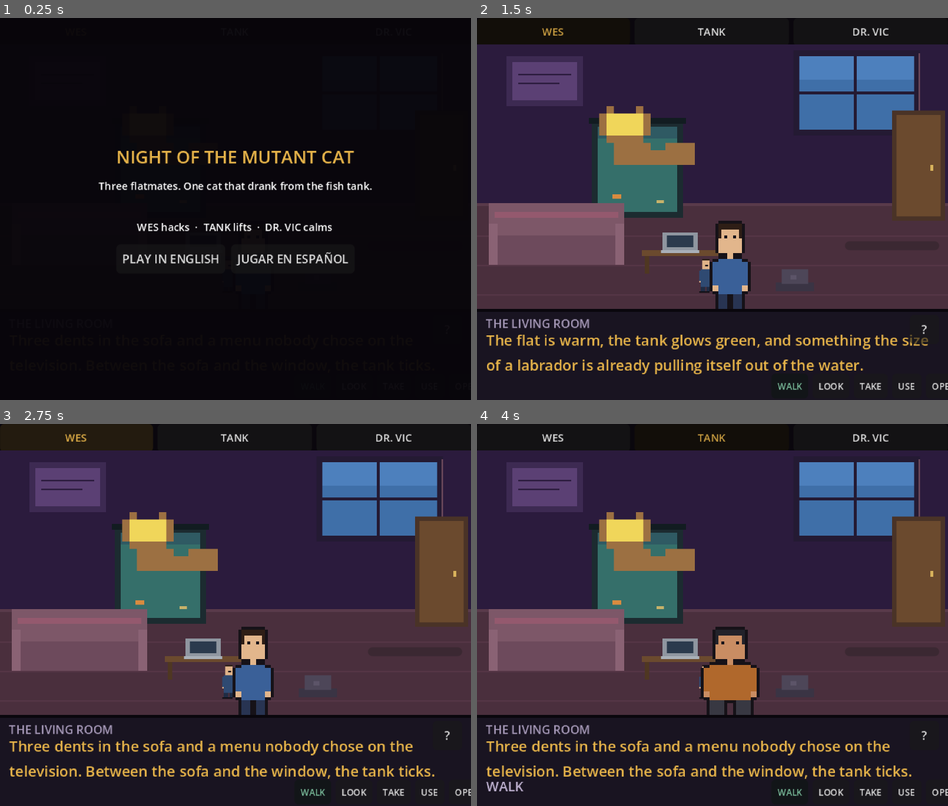
Above: before the commit, frames 1-4 (two rows, left to right).
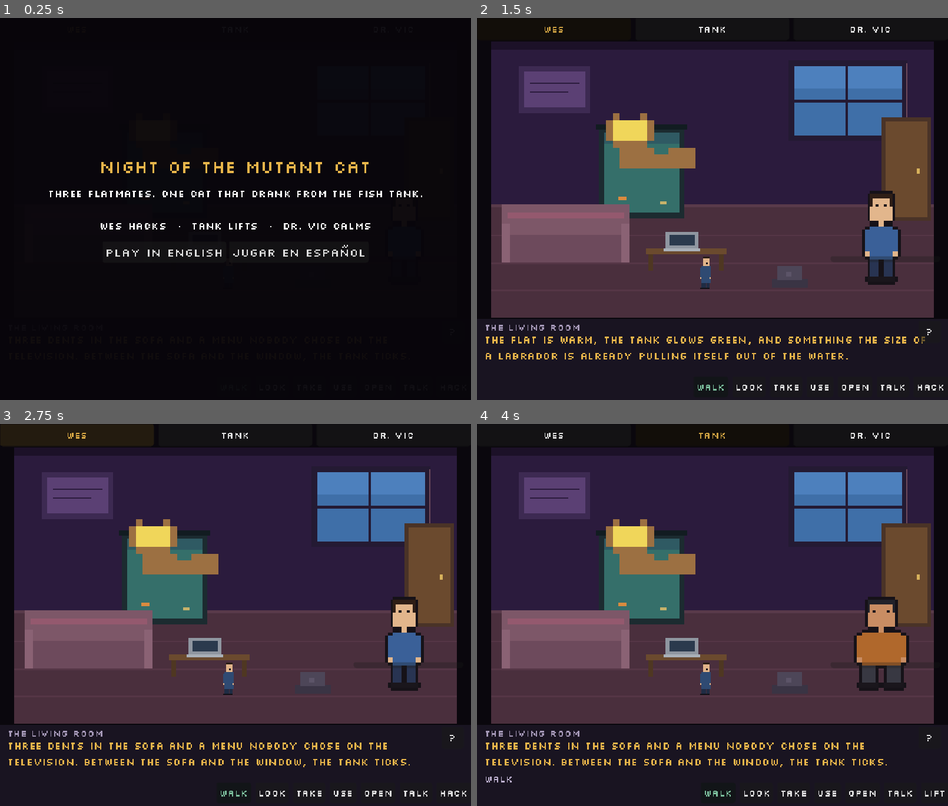
Above: after the commit, the same moments.

Repository: standardp/night-of-the-mutant-cat
Game: Godot game, scene res://Main.tscn
Same seed, same stepped clock (60 frames per second), same inputs: the game is played once before the commit and once after it.
Inputs:
- Up to frame 1 (0.25 s): no input
- Up to frame 2 (1.5 s): click "WALK" at 0.5 s; click "PLAY IN ENGLISH" at 1.25 s
- Up to frame 3 (2.75 s): click "WES" at 2 s
- Up to frame 4 (4 s): click "TANK" at 2.75 s; click "WALK" at 3.5 s

The runs differ from the first frame. In frame 1, 3.7% of the frame differs, in the area x 10-90%, y 34-65%; in frame 2, 21%; in frame 3, 21%; in frame 4, 22%, in the area x 0-100%, y 2-98%.

Commit message:
Godot: fit whole scene, crisp pixel font (Silkscreen), full-body actor, credits

Diff:
--- a/godot/Main.gd
+++ b/godot/Main.gd
@@ -108,6 +108,8 @@
 func _solve() -> void:
 	await get_tree().create_timer(0.5).timeout
 	_start("es")
+	await get_tree().create_timer(0.3).timeout
+	print("DBG vis=", actor.visible, " tex=", actor.texture, " pos=", actor.position, " gpos=", actor.global_position, " scale_world=", world.scale, " world_pos=", world.position, " stage=", stage.size)
 	await get_tree().create_timer(0.4).timeout
 	_switch("tank")
 	_fuse()
@@ -141,17 +143,28 @@
 	clear.set_anchors_preset(Control.PRESET_FULL_RECT)
 	add_child(clear)
 
+	# fuente pixel, sin suavizado
+	var pf := FontFile.new()
+	pf.load_dynamic_font("res://assets/font.ttf")
+	pf.antialiasing = TextServer.FONT_ANTIALIASING_NONE
+	pf.hinting = TextServer.HINTING_NONE
+	pf.subpixel_positioning = TextServer.SUBPIXEL_POSITIONING_DISABLED
+	var th := Theme.new()
+	th.default_font = pf
+	th.default_font_size = 14
+	theme = th
+
 	# barra de personajes arriba
 	crew_bar = HBoxContainer.new()
 	crew_bar.set_anchors_preset(Control.PRESET_TOP_WIDE)
-	crew_bar.offset_bottom = 16
-	crew_bar.add_theme_constant_override("separation", 3)
+	crew_bar.offset_bottom = 30
+	crew_bar.add_theme_constant_override("separation", 6)
 	add_child(crew_bar)
 	for who in ["wes", "tank", "vic"]:
 		var b := Button.new()
 		b.flat = false
 		b.focus_mode = Control.FOCUS_NONE
-		b.add_theme_font_size_override("font_size", 7)
+		b.add_theme_font_size_override("font_size", 13)
 		b.size_flags_horizontal = Control.SIZE_EXPAND_FILL
 		b.pressed.connect(func(): _switch(who))
 		crew_bar.add_child(b)
@@ -160,8 +173,8 @@
 	stage = Control.new()
 	stage.anchor_right = 1.0
 	stage.anchor_bottom = 1.0
-	stage.offset_top = 18
-	stage.offset_bottom = -62
+	stage.offset_top = 32
+	stage.offset_bottom = -112
 	stage.clip_contents = true
 	add_child(stage)
 	stage.resized.connect(_layout)
@@ -191,48 +204,48 @@
 	actor.texture = SPR["wes"]
 	actor.centered = false
 	actor.texture_filter = CanvasItem.TEXTURE_FILTER_NEAREST
-	actor.position = Vector2(150, 128)
+	actor.position = Vector2(260, 106)
 	world.add_child(actor)
 
 	# HUD abajo
 	var hud := ColorRect.new()
 	hud.color = Color(0.10, 0.08, 0.13)
 	hud.set_anchors_preset(Control.PRESET_BOTTOM_WIDE)
-	hud.offset_top = -60
+	hud.offset_top = -110
 	add_child(hud)
 
-	room_lbl = _label("", 8, Color(0.65, 0.6, 0.72), Vector2(6, 0), Vector2(200, 10))
+	room_lbl = _label("", 13, Color(0.65, 0.6, 0.72), Vector2(10, 0), Vector2(300, 16))
 	room_lbl.set_anchors_preset(Control.PRESET_BOTTOM_LEFT)
-	room_lbl.offset_top = -58
-	room_lbl.offset_left = 6
-
-	log_lbl = _label("", 10, Color(0.91, 0.71, 0.29), Vector2(6, 0), Vector2(10, 26))
+	room_lbl.offset_top = -108
+	room_lbl.offset_left = 10
+
+	log_lbl = _label("", 14, Color(0.91, 0.71, 0.29), Vector2(10, 0), Vector2(10, 42))
 	log_lbl.set_anchors_preset(Control.PRESET_BOTTOM_WIDE)
-	log_lbl.offset_left = 6
-	log_lbl.offset_right = -6
-	log_lbl.offset_top = -48
-	log_lbl.offset_bottom = -22
+	log_lbl.offset_left = 10
+	log_lbl.offset_right = -10
+	log_lbl.offset_top = -92
+	log_lbl.offset_bottom = -50
 	log_lbl.autowrap_mode = TextServer.AUTOWRAP_WORD_SMART
 
-	sent_lbl = _label("", 9, Color(0.75, 0.7, 0.82), Vector2(6, 0), Vector2(10, 10))
+	sent_lbl = _label("", 13, Color(0.75, 0.7, 0.82), Vector2(10, 0), Vector2(10, 14))
 	sent_lbl.set_anchors_preset(Control.PRESET_BOTTOM_WIDE)
-	sent_lbl.offset_left = 6
-	sent_lbl.offset_top = -20
-	sent_lbl.offset_bottom = -10
+	sent_lbl.offset_left = 10
+	sent_lbl.offset_top = -46
+	sent_lbl.offset_bottom = -32
 
 	inv_bar = HBoxContainer.new()
 	inv_bar.set_anchors_preset(Control.PRESET_BOTTOM_LEFT)
-	inv_bar.offset_left = 6
-	inv_bar.offset_top = -108
-	inv_bar.add_theme_constant_override("separation", 3)
+	inv_bar.offset_left = 10
+	inv_bar.offset_top = -196
+	inv_bar.add_theme_constant_override("separation", 6)
 	add_child(inv_bar)
 
 	meter = ProgressBar.new()
 	meter.set_anchors_preset(Control.PRESET_BOTTOM_RIGHT)
-	meter.offset_left = -70
-	meter.offset_top = -108
-	meter.offset_right = -6
-	meter.offset_bottom = -102
+	meter.offset_left = -160
+	meter.offset_top = -196
+	meter.offset_right = -10
+	meter.offset_bottom = -188
 	meter.max_value = 100
 	meter.show_percentage = false
 	add_child(meter)
@@ -240,20 +253,20 @@
 	verb_bar = HBoxContainer.new()
 	verb_bar.set_anchors_preset(Control.PRESET_BOTTOM_WIDE)
 	verb_bar.offset_left = 200
-	verb_bar.offset_top = -18
-	verb_bar.offset_bottom = -2
+	verb_bar.offset_top = -32
+	verb_bar.offset_bottom = -4
 	verb_bar.alignment = BoxContainer.ALIGNMENT_END
-	verb_bar.add_theme_constant_override("separation", 3)
+	verb_bar.add_theme_constant_override("separation", 6)
 	add_child(verb_bar)
 
 	var hint := Button.new()
 	hint.text = "?"
 	hint.set_anchors_preset(Control.PRESET_BOTTOM_RIGHT)
-	hint.offset_left = -26
-	hint.offset_top = -58
-	hint.offset_right = -6
-	hint.offset_bottom = -44
-	hint.add_theme_font_size_override("font_size", 8)
+	hint.offset_left = -40
+	hint.offset_top = -108
+	hint.offset_right = -10
+	hint.offset_bottom = -78
+	hint.add_theme_font_size_override("font_size", 14)
 	hint.pressed.connect(_hint)
 	add_child(hint)
 
@@ -265,7 +278,8 @@
 func _layout() -> void:
 	if not is_instance_valid(world) or stage == null:
 		return
-	var s := maxf(stage.size.x / 320.0, stage.size.y / 200.0)
+	# escala por ancho y ancla el fondo: el piso y los personajes nunca se recortan
+	var s := minf(stage.size.x / 320.0, stage.size.y / 200.0)
 	world.scale = Vector2(s, s)
 	world.position = Vector2(
 		(stage.size.x - 320.0 * s) * 0.5,
@@ -336,7 +350,7 @@
 	for v in list:
 		var b := Button.new()
 		b.text = TX["ab"][state["cat"]] if v == ABIL[state["cat"]] else TX["verbs"][v]
-		b.add_theme_font_size_override("font_size", 6)
+		b.add_theme_font_size_override("font_size", 13)
 		b.focus_mode = Control.FOCUS_NONE
 		var sel: bool = state["verb"] == v
 		b.modulate = Color(0.55, 0.85, 0.7) if sel else Color(1, 1, 1)
@@ -355,7 +369,7 @@
 		var b := Button.new()
 		b.icon = ICON.get(it, null)
 		b.expand_icon = true
-		b.custom_minimum_size = Vector2(26, 26)
+		b.custom_minimum_size = Vector2(44, 44)
 		b.tooltip_text = TX["hs"].get(it, it)
 		b.focus_mode = Control.FOCUS_NONE
 		if state["item"] == it:
@@ -405,7 +419,7 @@
 		_go(ROOMS[state["room"]]["exits"][id])
 		return
 	if state["verb"] == "WALK":
-		actor.position.x = clampf(spot_layer.get_child(0).position.x if false else _spot_center(id), 10, 280)
+		actor.position.x = clampf(_spot_center(id), 16, 266)
 		return
 	if state["verb"] == "LOOK":
 		_say(_look(id))
@@ -567,12 +581,12 @@
 	_refresh()
 	_say(TX["winLog"])
 	var box := VBoxContainer.new()
-	box.position = Vector2(30, 50)
-	box.size = Vector2(260, 100)
+	box.position = Vector2(60, 110)
+	box.size = Vector2(520, 300)
 	overlay.add_child(box)
 	var t := Label.new()
 	t.text = TX["winTitle"]
-	t.add_theme_font_size_override("font_size", 12)
+	t.add_theme_font_size_override("font_size", 24)
 	t.add_theme_color_override("font_color", Color(0.91, 0.71, 0.29))
 	t.horizontal_alignment = HORIZONTAL_ALIGNMENT_CENTER
 	box.add_child(t)
@@ -580,11 +594,11 @@
 		var l := Label.new()
 		l.text = line
 		l.autowrap_mode = TextServer.AUTOWRAP_WORD_SMART
-		l.add_theme_font_size_override("font_size", 7)
+		l.add_theme_font_size_override("font_size", 14)
 		box.add_child(l)
 	var again := Button.new()
 	again.text = TX["again"]
-	again.add_theme_font_size_override("font_size", 8)
+	again.add_theme_font_size_override("font_size", 16)
 	again.pressed.connect(func(): get_tree().reload_current_scene())
 	box.add_child(again)
 
@@ -708,18 +722,18 @@
 	var box := VBoxContainer.new()
 	box.set_anchors_preset(Control.PRESET_FULL_RECT)
 	box.alignment = BoxContainer.ALIGNMENT_CENTER
-	box.add_theme_constant_override("separation", 6)
+	box.add_theme_constant_override("separation", 12)
 	overlay.add_child(box)
 	var t := Label.new()
 	t.text = "NIGHT OF THE MUTANT CAT"
-	t.add_theme_font_size_override("font_size", 12)
+	t.add_theme_font_size_override("font_size", 24)
 	t.add_theme_color_override("font_color", Color(0.91, 0.71, 0.29))
 	t.horizontal_alignment = HORIZONTAL_ALIGNMENT_CENTER
 	box.add_child(t)
 	var p := Label.new()
 	p.text = "Three flatmates. One cat that drank from the fish tank.\n\nWES hacks  ·  TANK lifts  ·  DR. VIC calms"
 	p.horizontal_alignment = HORIZONTAL_ALIGNMENT_CENTER
-	p.add_theme_font_size_override("font_size", 7)
+	p.add_theme_font_size_override("font_size", 14)
 	box.add_child(p)
 	var row := HBoxContainer.new()
 	row.alignment = BoxContainer.ALIGNMENT_CENTER
@@ -727,6 +741,6 @@
 	for pair in [["PLAY IN ENGLISH", "en"], ["JUGAR EN ESPAÑOL", "es"]]:
 		var b := Button.new()
 		b.text = pair[0]
-		b.add_theme_font_size_override("font_size", 8)
+		b.add_theme_font_size_override("font_size", 16)
 		b.pressed.connect(func(): box.queue_free(); _start(pair[1]))
 		row.add_child(b)
--- a/godot/project.godot
+++ b/godot/project.godot
@@ -9,15 +9,18 @@
 
 [display]
 
-window/size/viewport_width=320
-window/size/viewport_height=260
-window/size/window_width_override=1120
-window/size/window_height_override=910
+window/size/viewport_width=640
+window/size/viewport_height=520
+window/size/window_width_override=960
+window/size/window_height_override=780
 window/stretch/mode="canvas_items"
-window/stretch/aspect="expand"
+window/stretch/aspect="keep"
+window/stretch/scale_mode="integer"
 
 [rendering]
 
 textures/canvas_textures/default_texture_filter=0
+2d/snap/snap_2d_transforms_to_pixel=true
+2d/snap/snap_2d_vertices_to_pixel=true
 renderer/rendering_method="gl_compatibility"
 environment/defaults/default_clear_color=Color(0.04, 0.03, 0.05, 1)
Binary file added: godot/assets/font.ttf
Not shown, added: godot/assets/font.ttf.import
Not shown, added: godot/build/index.apple-touch-icon.png.import
Not shown, added: godot/build/index.icon.png.import
Not shown, added: godot/build/index.png.import
Not shown, changed: godot/build/index.pck
Not shown, changed: play/index.pck
